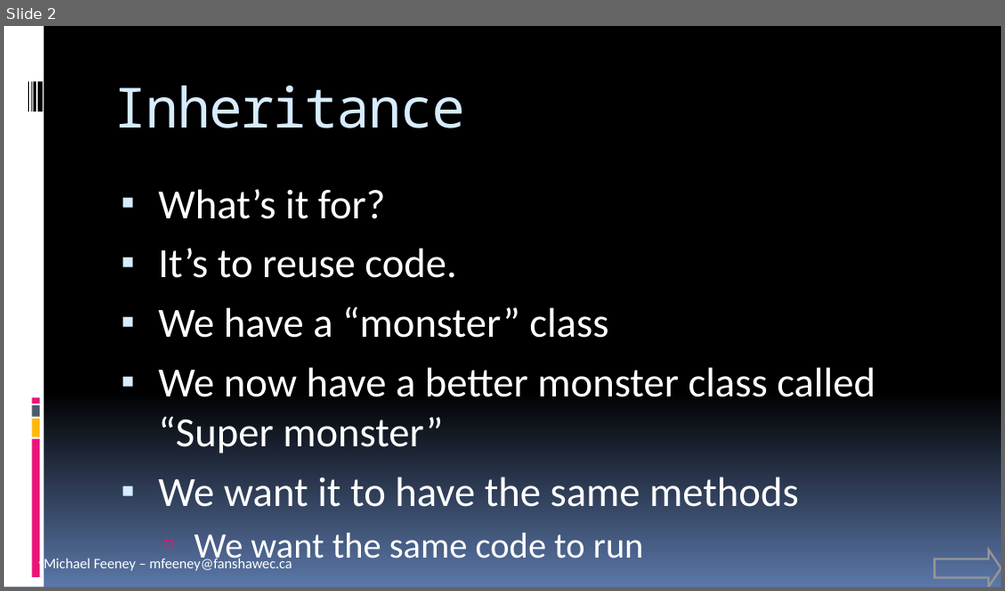
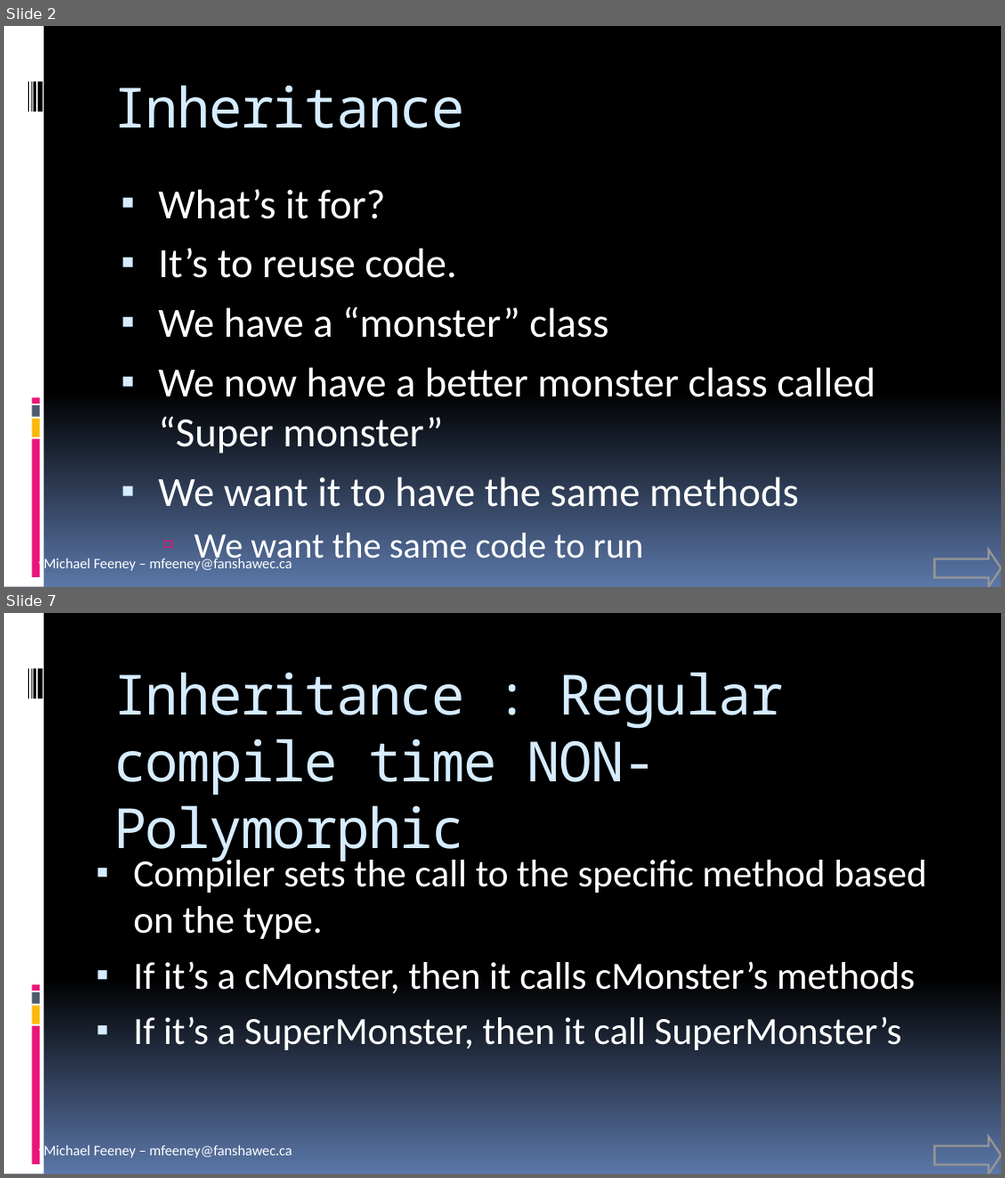
Before and after one commit to FeeneyCodes/GDP202425, a slide deck: 6044_FramPat/D2D/W03/INFO_6044_Inheritance.pptx. Shown one above the other, each under a label of ours: slide 2 before the commit, slides 2 and 7 after it; the slides between them are not shown. The pictures are 1005x591 and 1005x1178 pixels, drawn with LibreOffice and Linux fonts; fonts in the diff are those of the drawing. Boxes give left, top, right and bottom in pixels: in the first picture for what was removed or moved away, otherwise in the second. Text is boxed around its words. In the diff, an @@ line names an element or a change of style, - is before the commit and + after.

```diff
--- a/6044_FramPat/D2D/W03/INFO_6044_Inheritance.pptx
+++ b/6044_FramPat/D2D/W03/INFO_6044_Inheritance.pptx
@@ slide 7 added at <box>4,613,1001,1174</box>, background gradient #000000 to #5B77A8; not listed: 10 template elements that a slide beside it also shows @@
@@ title added at <box>113,672,784,863</box>, 40 pt, text #D6ECFF @@
+Inheritance : Regular compile time NON-Polymorphic
@@ text added at <box>133,855,926,1050</box>, 27.8 pt, text #FFFFFF @@
+▪ Compiler sets the call to the specific method based on the type.
+▪ If it’s a cMonster, then it calls cMonster’s methods
+▪ If it’s a SuperMonster, then it call SuperMonster’s
@@ right arrow added at <box>934,1136,1001,1174</box>, outline #969696 1.5 pt @@
```
Also in this commit, not shown: 14 other slides added, 21 other files.
